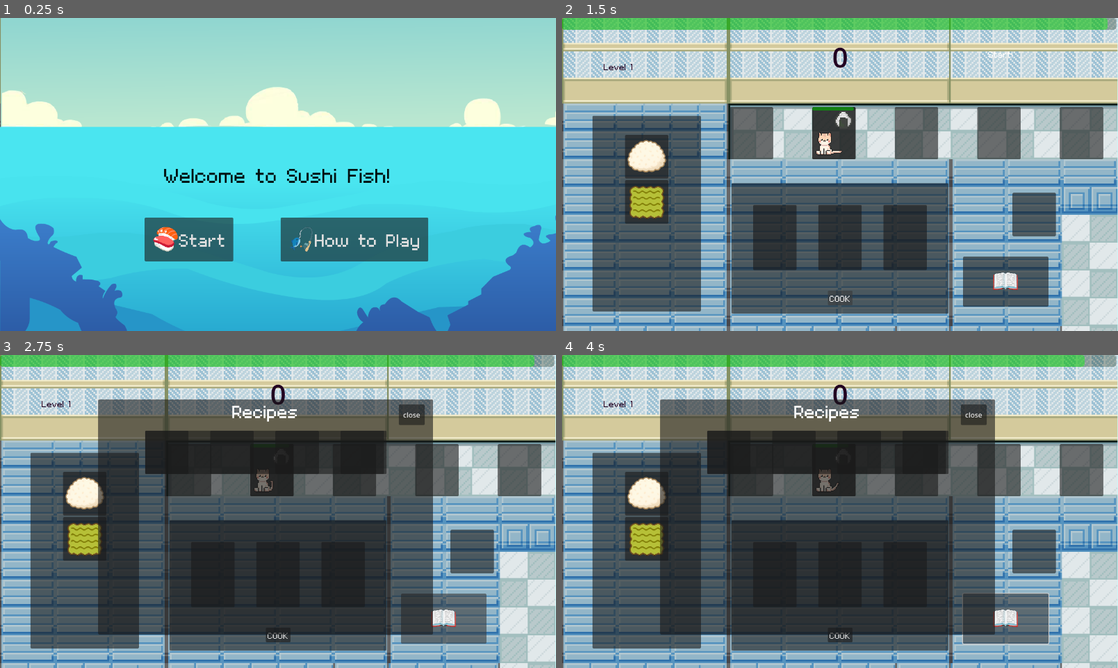
Above: before the commit, frames 1-4 (two rows, left to right).
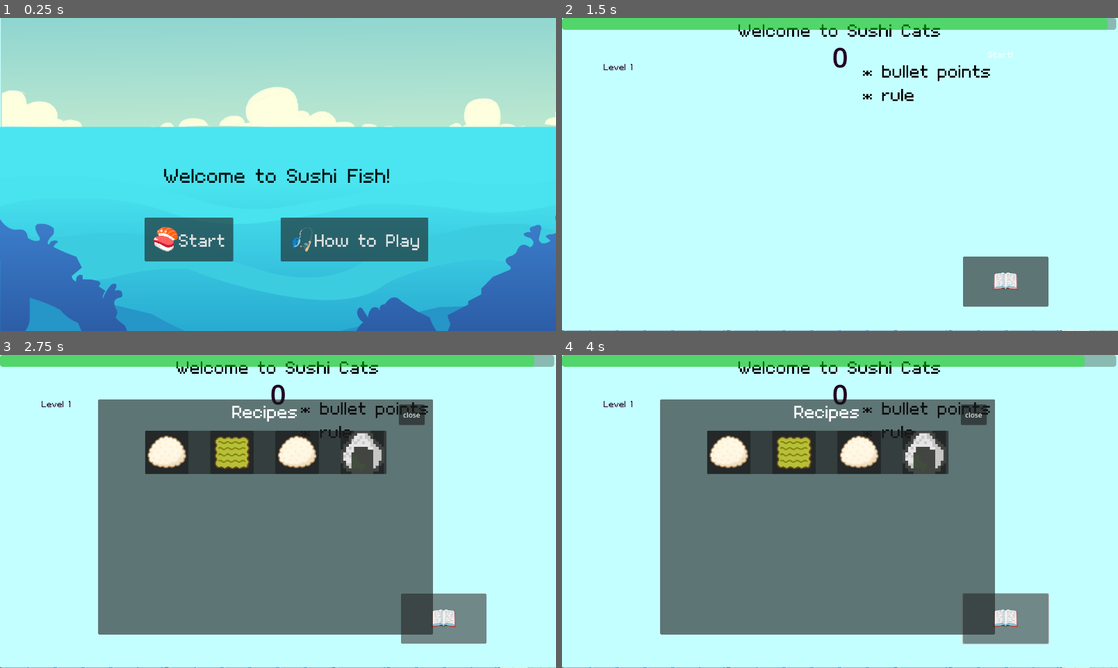
Above: after the commit, the same moments.

Repository: leobarber3/sushiCats
Game: Godot game, scene res://scenes/main.tscn
The game is run twice, just before and just after one commit, with the same random seed, the same clock (stepped at 60 frames per second) and the same inputs.
Inputs:
- Up to frame 1 (0.25 s): no input
- Up to frame 2 (1.5 s): click "🍣Start" at 0.5 s; click "COOK" at 1.25 s
- Up to frame 3 (2.75 s): click "📖" at 2 s
- Up to frame 4 (4 s): tap Enter (ui_accept) at 2.75, 3.5 s; hold Right (move_right) from 2.78 s (still down); tap 1 (stop) at 2.85, 3.6 s; tap Space (jump) at 3.02, 3.77 s

The runs differ from the first frame. In frame 1, less than 0.1% of the frame differs, in the area x 0-1%, y 0-35%; in frame 2, 96%, in the area x 0-100%, y 0-100%; in frame 3, 87%; in frame 4, 87%.

Commit message:
finished recipe book, started how to screen

Diff:
--- a/scenes/HUD.tscn
+++ b/scenes/HUD.tscn
@@ -22,7 +22,47 @@
 offset_right = 40.0
 offset_bottom = 40.0
 
+[node name="HowToPlayScreen" type="Control" parent="ScreenManager" unique_id=876507751]
+anchors_preset = 0
+offset_right = 40.0
+offset_bottom = 40.0
+
+[node name="ColorRect" type="ColorRect" parent="ScreenManager/HowToPlayScreen" unique_id=905741144]
+layout_mode = 0
+offset_right = 1280.0
+offset_bottom = 718.0
+color = Color(0.76862746, 1, 1, 1)
+
+[node name="TitleLabel" type="Label" parent="ScreenManager/HowToPlayScreen/ColorRect" unique_id=1933568793]
+layout_mode = 1
+anchors_preset = 5
+anchor_left = 0.5
+anchor_right = 0.5
+offset_left = -640.0
+offset_right = 640.0
+offset_bottom = 153.0
+grow_horizontal = 2
+theme_override_colors/font_color = Color(0, 0, 0, 1)
+theme_override_fonts/font = ExtResource("3_7hsmw")
+theme_override_font_sizes/font_size = 64
+text = "Welcome to Sushi Cats"
+horizontal_alignment = 1
+
+[node name="Label" type="Label" parent="ScreenManager/HowToPlayScreen/ColorRect" unique_id=690193807]
+layout_mode = 0
+offset_left = 693.0
+offset_top = 94.0
+offset_right = 1181.0
+offset_bottom = 508.0
+theme_override_colors/font_color = Color(0, 0, 0, 1)
+theme_override_fonts/font = ExtResource("3_7hsmw")
+theme_override_font_sizes/font_size = 64
+text = "* bullet points
+* rule
+"
+
 [node name="RecipeBookScreen" type="Control" parent="ScreenManager" unique_id=1890513879]
+visible = false
 z_index = 5
 anchors_preset = 0
 offset_right = 40.0
@@ -239,6 +279,7 @@
 text = "📖"
 
 [node name="LevelCompleteScreen" type="Control" parent="ScreenManager" unique_id=1754780134]
+visible = false
 anchors_preset = 0
 offset_right = 40.0
 offset_bottom = 40.0
--- a/scripts/hud.gd
+++ b/scripts/hud.gd
@@ -13,6 +13,7 @@
 @onready var game_over_screen = $ScreenManager/GameOverScreen
 @onready var last_level_screen = $ScreenManager/LastLevelScreen
 @onready var recipe_book_screen = $ScreenManager/RecipeBookScreen
+@onready var how_to_play_screen = $ScreenManager/HowToPlayScreen
 # Nodes in Home Screen
 @onready var home_title = $ScreenManager/HomeScreen/TitleText
 
@@ -141,11 +142,11 @@
 	for i in range(0, recipe_count):
 		var slot = recipe_book_slot.instantiate()
 		recipe_container.add_child(slot)
-		#for j in range(0, 4):
-			#var unlocked_slot_index = "/Panel/HBoxContainer/UnlockedSlot" + str(j)
-			#var unlocked_slot = slot.get_node(unlocked_slot_index)
-			##i + j depending on which recipe we making
-			#unlocked_slot.get_node(unlocked_slot).item = recipe_book[i+j]
+		for j in range(0, 4):
+			var unlocked_slot_index = "HBoxContainer/UnlockedSlot" + str(j)
+			var unlocked_slot = slot.get_node(unlocked_slot_index)
+			#i + j depending on which recipe we making
+			unlocked_slot.item = recipe_book[(i*4)+j]
 
 
 
